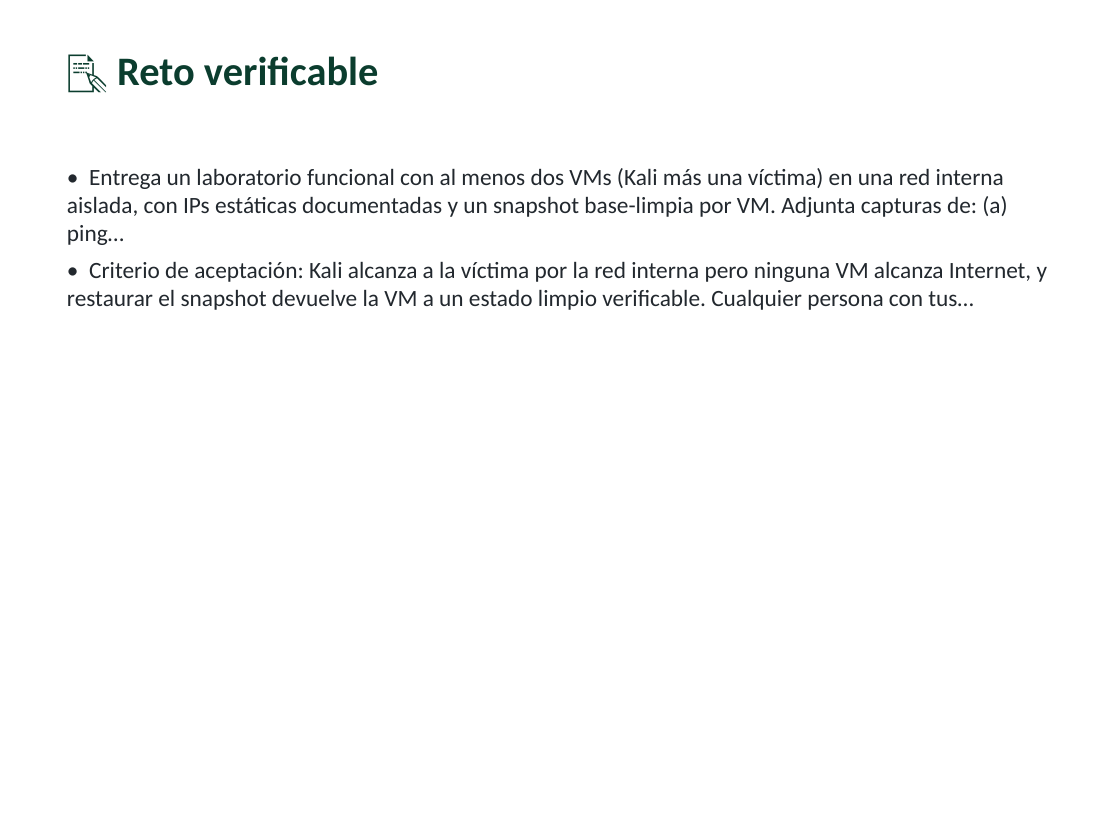
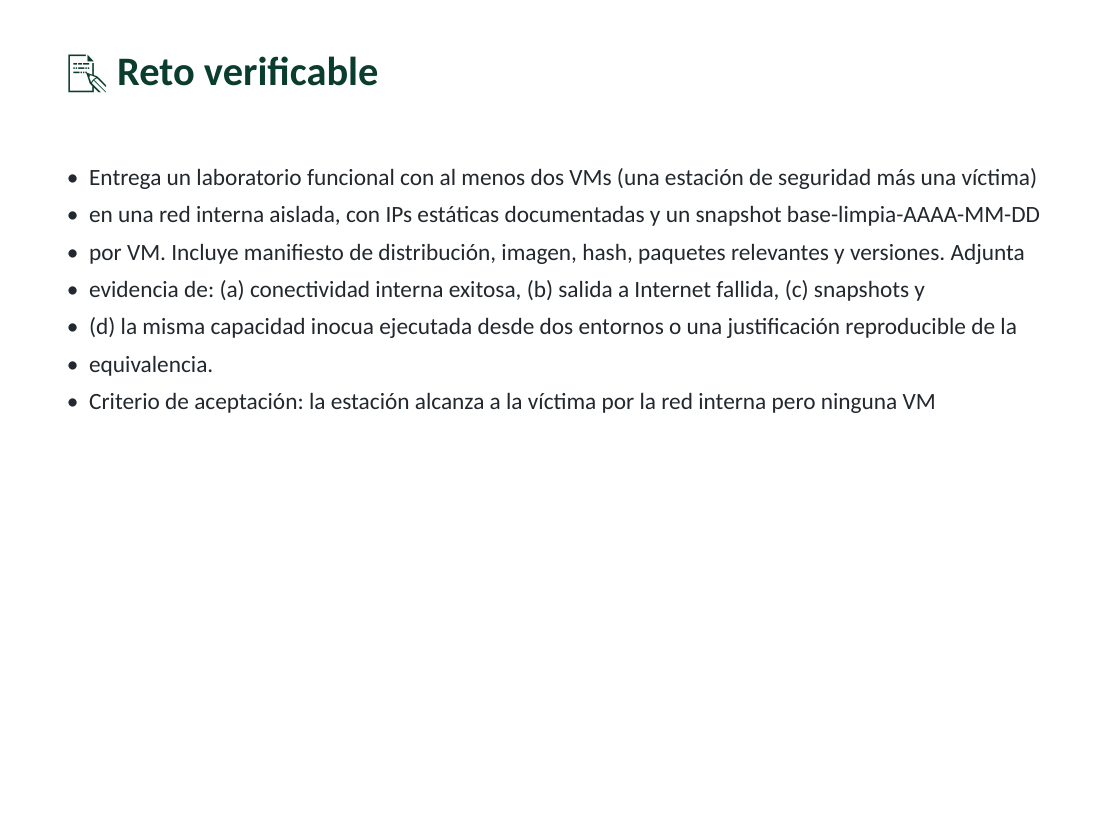
Before and after one commit to vladimiracunadev-create/modern-cybersecurity-program, a slide deck: slide 11 of classes/parte-0-fundamentos-y-prerrequisitos/004-montaje-del-laboratorio-virtualizacion-kali-snapshots-y-aislamiento-de-red/clase-004-presentacion.pptx. Drawn at 1120x840 pixels with LibreOffice and Linux fonts; fonts in the diff are those of the drawing. Boxes give left, top, right and bottom in pixels: in the first picture for what was removed or moved away, otherwise in the second. Text is boxed around its words. In the diff, an @@ line names an element or a change of style, - is before the commit and + after.

```diff
--- a/classes/parte-0-fundamentos-y-prerrequisitos/004-montaje-del-laboratorio-virtualizacion-kali-snapshots-y-aislamiento-de-red/clase-004-presentacion.pptx
+++ b/classes/parte-0-fundamentos-y-prerrequisitos/004-montaje-del-laboratorio-virtualizacion-kali-snapshots-y-aislamiento-de-red/clase-004-presentacion.pptx
@@ text at [89,168,1040,413]: text changed @@
-• Entrega un laboratorio funcional con al menos dos VMs (Kali más una víctima) en una red interna aislada, con IPs estáticas documentadas y un snapshot base-limpia por VM. Adjunta capturas de: (a) ping…
-• Criterio de aceptación: Kali alcanza a la víctima por la red interna pero ninguna VM alcanza Internet, y restaurar el snapshot devuelve la VM a un estado limpio verificable. Cualquier persona con tus…
+• Entrega un laboratorio funcional con al menos dos VMs (una estación de seguridad más una víctima)
+• en una red interna aislada, con IPs estáticas documentadas y un snapshot base-limpia-AAAA-MM-DD
+• por VM. Incluye manifiesto de distribución, imagen, hash, paquetes relevantes y versiones. Adjunta
+• evidencia de: (a) conectividad interna exitosa, (b) salida a Internet fallida, (c) snapshots y
+• (d) la misma capacidad inocua ejecutada desde dos entornos o una justificación reproducible de la
+• equivalencia.
+• Criterio de aceptación: la estación alcanza a la víctima por la red interna pero ninguna VM
```
Also in this commit, not shown: 7 other slides changed, 9 other files.
